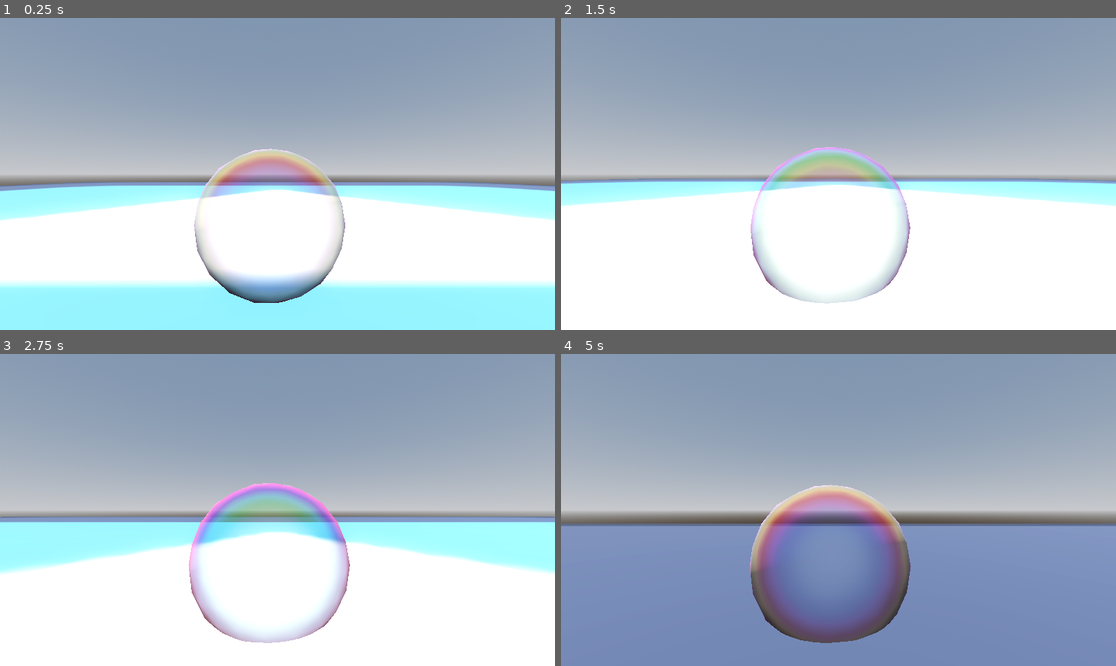
Above: before the commit, frames 1-4 (two rows, left to right).
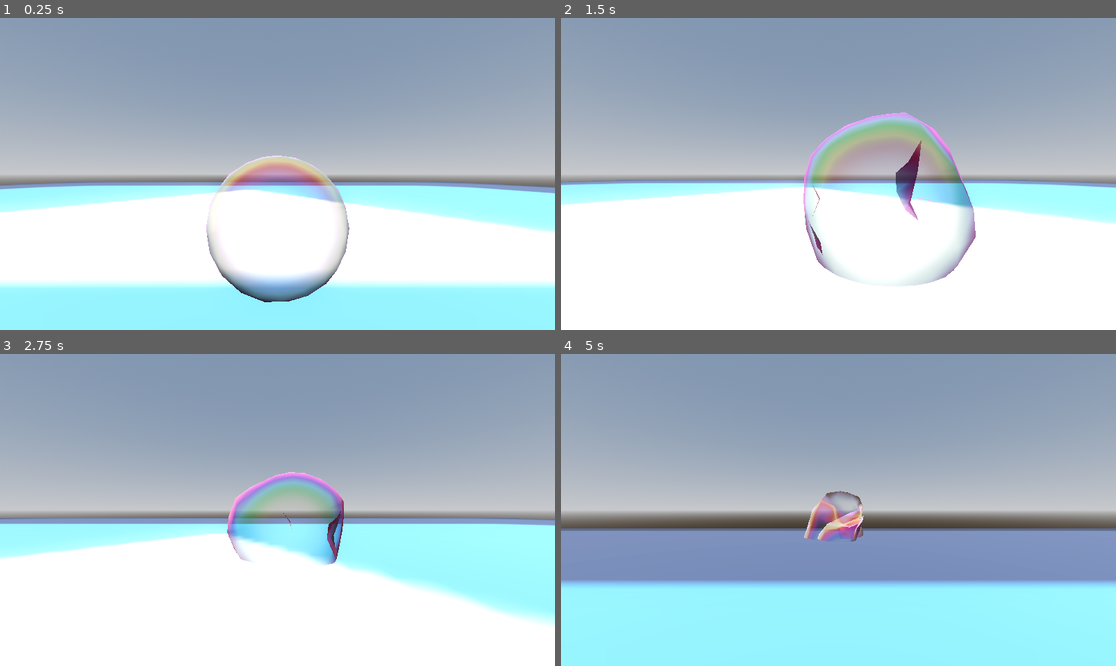
Above: after the commit, the same moments.

Repository: nmuranovas/bubble-sandbox
Game: Godot game, scene res://main.tscn
Two runs of this game, one before a commit and one after it. Both use one fixed random seed, a clock stepped at 60 frames per second and the inputs below. The engine's default icon, where the game draws it, is replaced by a stand-in: a white triangle on a blue panel in a dark square.
Inputs (mouse positions are in pixels of both pictures, inside the frame that each line leads up to):
- Up to frame 1 (0.25 s): no input
- Up to frame 2 (1.5 s): tap Enter (ui_accept) at 0.5, 0.77 s; move the mouse to (866, 174) at 0.52 s; hold W (move_forward) from 0.53 s (still down); tap E (grow, bound only after the commit) at 0.6, 1.35 s; move the mouse to (810, 174) at 1.27 s
- Up to frame 3 (2.75 s): keep holding W (move_forward); tap Enter (ui_accept) at 1.52 s; move the mouse to (288, 503) at 2.02 s; tap E (grow, bound only after the commit) at 2.1 s
- Up to frame 4 (5 s): keep holding W (move_forward); move the mouse to (832, 516) at 2.77 s; tap E (grow, bound only after the commit) at 2.85, 3.6, 4.35 s; tap Enter (ui_accept) at 3.02, 3.77, 4.52 s; move the mouse to (877, 513) at 3.52 s; move the mouse to (794, 506) at 4.27 s

The runs differ from the first frame. In frame 1, 5.7% of the frame differs, in the area x 0-100%, y 41-92%; in frame 2, 11%; in frame 3, 14%; in frame 4, 34%, in the area x 0-100%, y 41-100%.

Commit message:
Add prototype scaling function

Diff:
--- a/main.tscn
+++ b/main.tscn
@@ -1,9 +1,7 @@
-[gd_scene load_steps=12 format=3 uid="uid://biqqdohmyymjn"]
+[gd_scene load_steps=9 format=3 uid="uid://biqqdohmyymjn"]
 
 [ext_resource type="PackedScene" uid="uid://cewsjr3phpr0h" path="res://player_bubble.tscn" id="1_2512a"]
-[ext_resource type="ArrayMesh" uid="uid://dqjlqwhnrx1p1" path="res://sphere_mech_newer.res" id="1_t0755"]
 [ext_resource type="Texture2D" uid="uid://ks833nv6hkrh" path="res://icon.svg" id="2_wv50y"]
-[ext_resource type="Shader" path="res://soap_bubble.gdshader" id="4_dqlae"]
 
 [sub_resource type="ProceduralSkyMaterial" id="ProceduralSkyMaterial_7kbdw"]
 sky_horizon_color = Color(0.64625, 0.65575, 0.67075, 1)
@@ -26,16 +24,6 @@
 [sub_resource type="StandardMaterial3D" id="StandardMaterial3D_lp16l"]
 albedo_texture = ExtResource("2_wv50y")
 
-[sub_resource type="ShaderMaterial" id="ShaderMaterial_tsn7f"]
-render_priority = 0
-shader = ExtResource("4_dqlae")
-shader_parameter/fuwafuwa_speed = 1.5
-shader_parameter/fuwafuwa_size = 0.05
-shader_parameter/outline_color = Color(1, 0.482081, 0.737803, 1)
-shader_parameter/outline_ratio = 1.0
-shader_parameter/noise_speed = 0.2
-shader_parameter/noise_scale = 0.5
-
 [node name="Main" type="Node3D"]
 
 [node name="Environment" type="Node3D" parent="."]
@@ -57,22 +45,5 @@
 skeleton = NodePath("../..")
 surface_material_override/0 = SubResource("StandardMaterial3D_lp16l")
 
-[node name="PlayerBubble" parent="." instance=ExtResource("1_2512a")]
-transform = Transform3D(1, 0, 0, 0, 1, 0, 0, 0, 1, 0, 1.51552, 2.72601)
-
-[node name="SoftBody3D" type="SoftBody3D" parent="PlayerBubble"]
-transform = Transform3D(1, 0, 0, 0, 1, 0, 0, 0, 1, -0.0997012, 0.0782118, 0.144048)
-mesh = ExtResource("1_t0755")
-skeleton = NodePath("../..")
-surface_material_override/0 = SubResource("ShaderMaterial_tsn7f")
-collision_layer = 0
-parent_collision_ignore = NodePath("..")
-linear_stiffness = 0.6
-pressure_coefficient = 50.0
-pinned_points = [167, 187]
-attachments/0/point_index = 167
-attachments/0/spatial_attachment_path = NodePath("..")
-attachments/0/offset = Vector3(-1.0997, 0.0781965, 0.144033)
-attachments/1/point_index = 187
-attachments/1/spatial_attachment_path = NodePath("..")
-attachments/1/offset = Vector3(0.900299, 0.0781965, 0.144033)
+[node name="PlayerBubble2" parent="." instance=ExtResource("1_2512a")]
+transform = Transform3D(1, 0, 0, 0, 1, 0, 0, 0, 1, 3.84, 1.516, 2.726)
--- a/player_bubble.gd
+++ b/player_bubble.gd
@@ -1,12 +1,24 @@
 extends RigidBody3D
 
+@export var move_speed : float = 20.0
+
+@export var disable_movement: bool
+
+@onready var soft_body_3d: SoftBody3D = $SoftBody3D
+@onready var collision_shape_3d: CollisionShape3D = $CollisionShape3D
 @onready var camera: Camera3D = $Camera
-@export var move_speed : float = 20.0
 
 func _ready() -> void:
 	Input.mouse_mode = Input.MOUSE_MODE_CAPTURED
 
 func _physics_process(delta: float) -> void:
+	if Input.is_action_just_pressed("grow"):
+		soft_body_3d.scale *= Vector3(1.2, 1.2, 1.2)
+		collision_shape_3d.shape.radius *= 1.2
+		camera.position.z *= 1.2
+
+	if disable_movement: return
+
 	var move_dir = Input.get_vector("move_forward", "move_back", "move_left", "move_right")
 
 	var forward = camera.global_transform.basis.z
--- a/player_bubble.tscn
+++ b/player_bubble.tscn
@@ -1,7 +1,9 @@
-[gd_scene load_steps=7 format=3 uid="uid://cewsjr3phpr0h"]
+[gd_scene load_steps=10 format=3 uid="uid://cewsjr3phpr0h"]
 
 [ext_resource type="Texture2D" uid="uid://ks833nv6hkrh" path="res://icon.svg" id="1_hm346"]
 [ext_resource type="Script" path="res://player_bubble.gd" id="1_qgob0"]
+[ext_resource type="ArrayMesh" uid="uid://dqjlqwhnrx1p1" path="res://sphere_mech_newer.res" id="3_xv1w1"]
+[ext_resource type="Shader" path="res://soap_bubble.gdshader" id="4_k8ckx"]
 
 [sub_resource type="PhysicsMaterial" id="PhysicsMaterial_vpxpl"]
 friction = 0.1
@@ -14,6 +16,16 @@
 material = SubResource("StandardMaterial3D_2hv76")
 
 [sub_resource type="SphereShape3D" id="SphereShape3D_girrl"]
+
+[sub_resource type="ShaderMaterial" id="ShaderMaterial_ro5bx"]
+render_priority = 0
+shader = ExtResource("4_k8ckx")
+shader_parameter/fuwafuwa_speed = 1.5
+shader_parameter/fuwafuwa_size = 0.05
+shader_parameter/outline_color = Color(1, 0.482081, 0.737803, 1)
+shader_parameter/outline_ratio = 1.0
+shader_parameter/noise_speed = 0.2
+shader_parameter/noise_scale = 0.5
 
 [node name="PlayerBubble" type="RigidBody3D"]
 axis_lock_angular_x = true
@@ -33,3 +45,19 @@
 
 [node name="Camera" type="Camera3D" parent="."]
 transform = Transform3D(1, 0, 0, 0, 1, 0, 0, 0, 1, 0, 0.731563, 3.00455)
+
+[node name="SoftBody3D" type="SoftBody3D" parent="."]
+mesh = ExtResource("3_xv1w1")
+skeleton = NodePath("../..")
+surface_material_override/0 = SubResource("ShaderMaterial_ro5bx")
+collision_layer = 0
+parent_collision_ignore = NodePath("..")
+linear_stiffness = 0.6
+pressure_coefficient = 50.0
+pinned_points = [167, 187]
+attachments/0/point_index = 167
+attachments/0/spatial_attachment_path = NodePath("..")
+attachments/0/offset = Vector3(-1, -1.52588e-05, -1.52588e-05)
+attachments/1/point_index = 187
+attachments/1/spatial_attachment_path = NodePath("..")
+attachments/1/offset = Vector3(1, -1.52588e-05, -1.52588e-05)
--- a/project.godot
+++ b/project.godot
@@ -59,6 +59,11 @@
 "events": [Object(InputEventMouseButton,"resource_local_to_scene":false,"resource_name":"","device":-1,"window_id":0,"a …(258 unchanged characters)…
 ]
 }
+grow={
+"deadzone": 0.5,
+"events": [Object(InputEventKey,"resource_local_to_scene":false,"resource_name":"","device":-1,"window_id":0,"alt_pressed":false,"shift_pressed":false,"ctrl_pressed":false,"meta_pressed":false,"pressed":false,"keycode":0,"physical_keycode":69,"key_label":0,"unicode":101,"location":0,"echo":false,"script":null)
+]
+}
 
 [physics]
 
